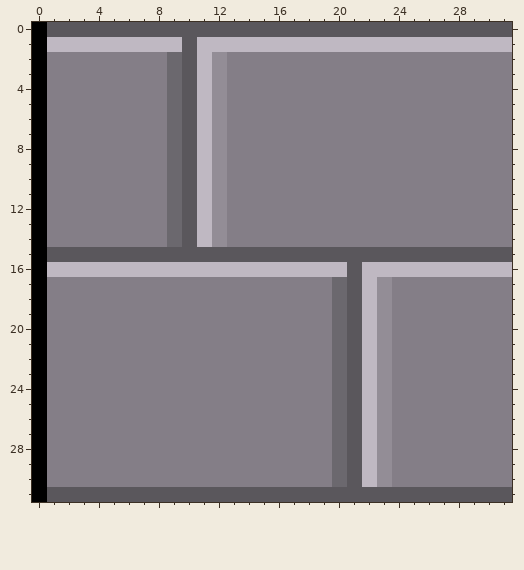
Pixel-art file: Assets/Sprites/StoneLeft.aseprite. The picture above was drawn from the file before the commit.
32x32 pixels, 1 frame.
After:
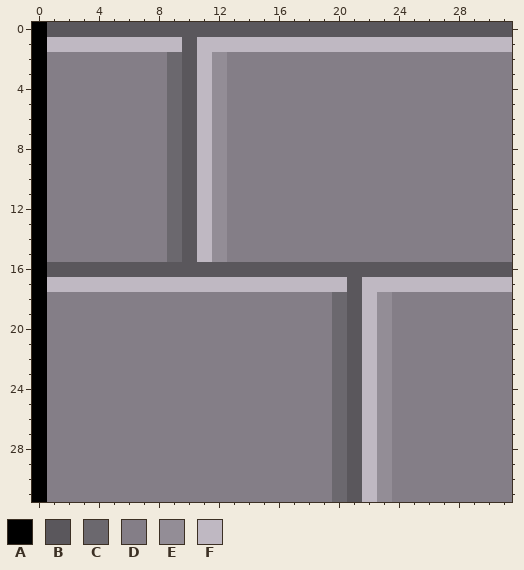
Palette (. is transparent): A #000000  B #5a575c  C #6b686e  D #847e87  E #938d96  F #bfb8c2
Edits made:
{"y":15,"x":1,"old":"BBBBBBBBB","new":"DDDDDDDDC"}
{"y":15,"x":11,"old":"BBBBBBBBBBBBBBBBBBBBB","new":"FEDDDDDDDDDDDDDDDDDDD"}
{"y":16,"x":1,"old":"FFFFFFFFFFFFFFFFFFFF","new":"BBBBBBBBBBBBBBBBBBBB"}
{"y":16,"x":22,"old":"FFFFFFFFFF","new":"BBBBBBBBBB"}
{"y":17,"x":1,"old":"DDDDDDDDDDDDDDDDDDDC","new":"FFFFFFFFFFFFFFFFFFFF"}
{"y":17,"x":23,"old":"EDDDDDDDD","new":"FFFFFFFFF"}
{"y":31,"x":1,"old":"BBBBBBBBBBBBBBBBBBBB","new":"DDDDDDDDDDDDDDDDDDDC"}
{"y":31,"x":22,"old":"BBBBBBBBBB","new":"FEDDDDDDDD"}
{"label":"changed","picture_box":[47,247,512,292]}
{"label":"changed","picture_box":[47,487,512,502]}
